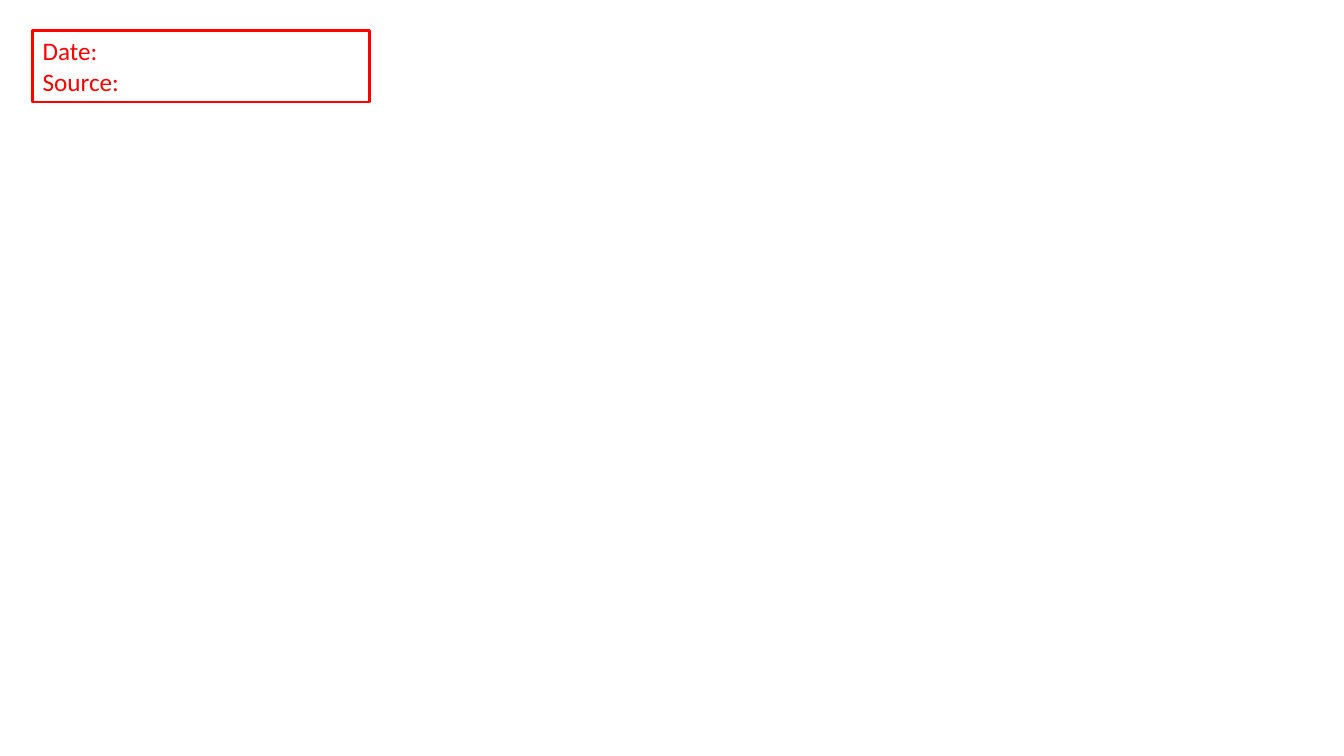
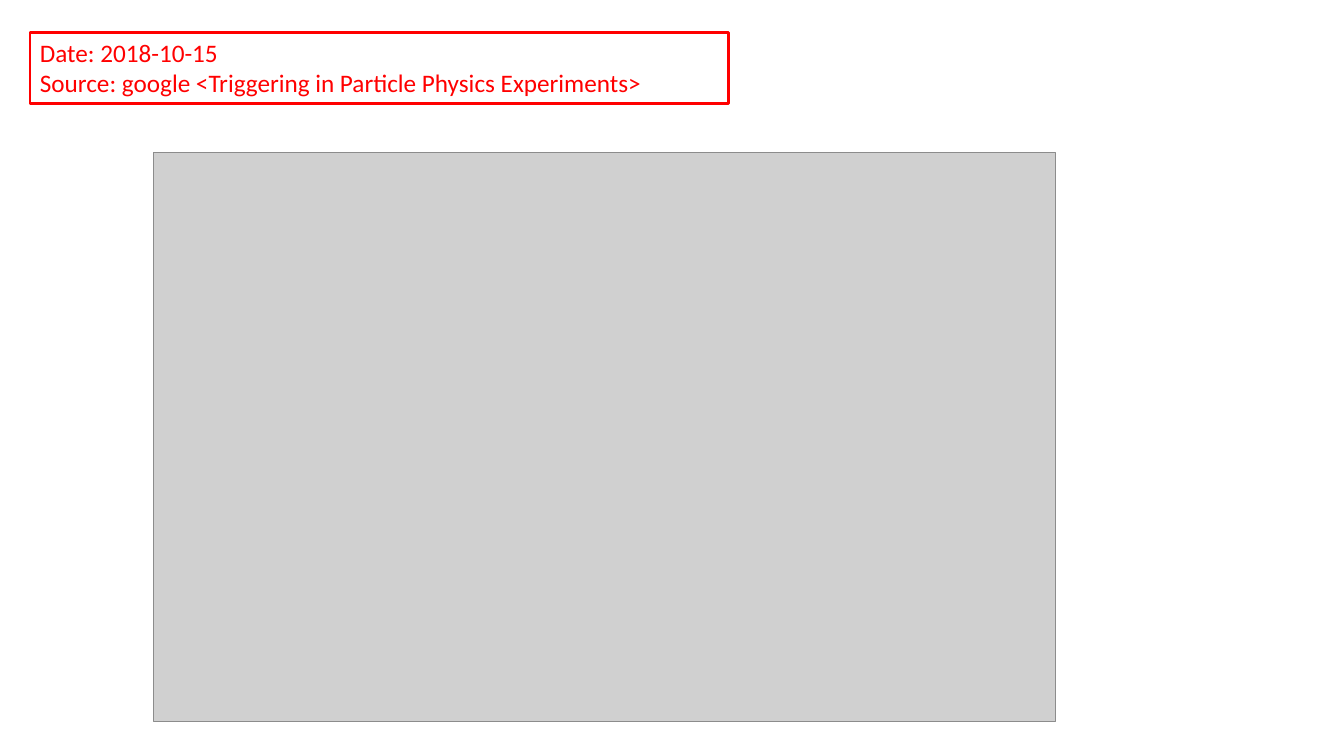
Before and after one commit to gfh16/StudyNotes, a slide deck: slide 1 of 01BacsiConceptsInNuclearPhysics.pptx. Drawn at 1344x756 pixels with LibreOffice and Linux fonts; fonts in the diff are those of the drawing; grey boxes stand for pictures. Boxes give left, top, right and bottom in pixels: in the first picture for what was removed or moved away, otherwise in the second. Text is boxed around its words. In the diff, an @@ line names an element or a change of style, - is before the commit and + after.

Commit message:
I added DAQ && Trigger.

```diff
--- a/01BacsiConceptsInNuclearPhysics.pptx
+++ b/01BacsiConceptsInNuclearPhysics.pptx
@@ rectangle "Date: 2018-10-15": place and size @@
-rectangle "Date: 2018-10-15" at [32,30,369,102]
+rectangle "Date: 2018-10-15" at [30,32,729,104]
@@ text in rectangle at [40,44,641,97]: text changed @@
-Date:
-Source:
+Date: 2018-10-15
+Source: google <Triggering in Particle Physics Experiments>
@@ picture added at [153,153,1056,722] @@
```
Also in this commit, not shown: 3 slides added, 3 slides removed, 1 other file.
